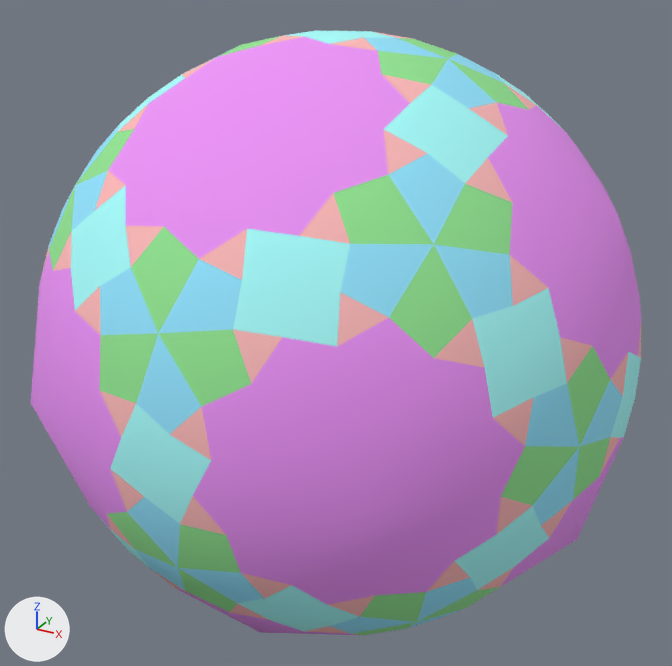
The OBJ model propellor/vr/outros/PropellorDisdyakisTriacontahedron.obj, before and after one commit.
One viewpoint serves both versions: a 50 mm lens placed at (1.423, -2.607, 1.301), pointed at (-0.008, -0.005, 0.0). Every picture has the same lights, and +X, +Y and +Z are marked at lower left. Where no turn or scale is listed for an object, it has been applied to the vertices.

The first picture shows 'PropellorDisdyakisTriacontahedron'.
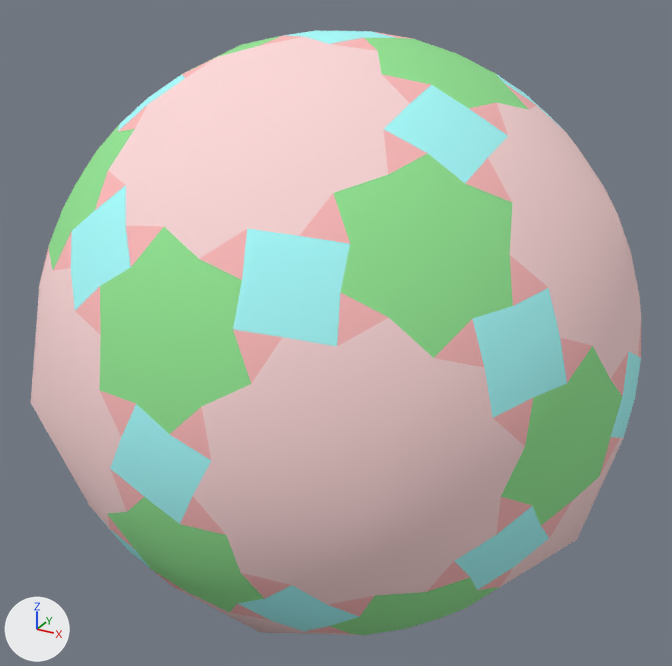
Diff of the bpy script that builds the scene:
```diff
--- a/propellor/vr/outros/PropellorDisdyakisTriacontahedron.obj.py
+++ b/propellor/vr/outros/PropellorDisdyakisTriacontahedron.obj.py
@@ mat_cor11 @@
+mat_cor11 = principled_material('Cor11')
+mat_cor11.base_color = (1.0, 0.7, 0.7)  # white #ffdada
+mat_cor11.roughness = 1.0
@@ me_propellordisdyakistriacontahedron @@
 me_propellordisdyakistriacontahedron.from_pydata(...)  # 422 vertices, 480 faces; spans x -1.0..1.0, y -1.0..1.0, z -1.0..1.0
 # used by ob_propellordisdyakistriacontahedron; location = (0.0, 0.0, 0.0)
+# me_propellordisdyakistriacontahedron part 1: all 60 faces that had it switch from mat_cor1 (cyan #95e7ff) to mat_cor2 (green #95e795)
+# me_propellordisdyakistriacontahedron part 2: all 120 faces that had it switch from mat_cor7 (pink #ee95f9) to mat_cor11 (white #ffdada)
 me_propellordisdyakistriacontahedron.materials.append(mat_cor4)
```

Where the change shows, as pixel boxes [x1, y1, x2, y2] in the pictures (672 x 666 px):
part 1 of me_propellordisdyakistriacontahedron, recoloured (cyan to green): [49, 38, 623, 634] in both
part 2 of me_propellordisdyakistriacontahedron, recoloured (pink to white): [31, 37, 641, 635] in both
